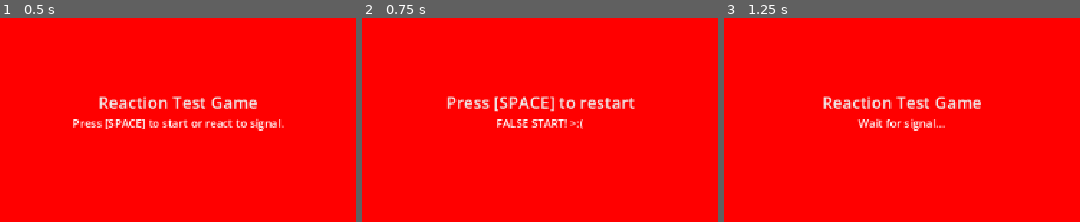
Above: before the commit, frames 1-3 (left to right).
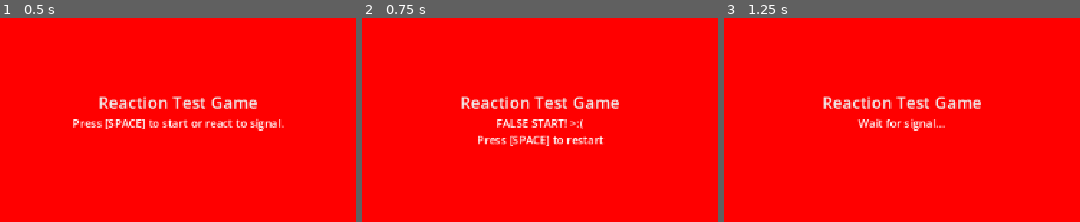
Above: after the commit, the same moments.

Repository: ArifD2286/Reaction-Time-game
Game: Godot game, scene res://Game.tscn
Two runs of this game, one before a commit and one after it. Both use one fixed random seed, a clock stepped at 60 frames per second and the inputs below.
Inputs (mouse positions are % of the whole screen's width and height, from its top left):
- Up to frame 1 (0.5 s): no input
- Up to frame 2 (0.75 s): tap Space at 0.5 s; move the mouse to (75, 44) at 0.52 s; hold Right from 0.53 s (still down); tap Enter (ui_accept) at 0.6 s; click (75, 44) at 0.67 s
- Up to frame 3 (1.25 s): keep holding Right; tap Enter (ui_accept) at 0.77, 1.07 s
The pictures show only the part of the screen within x 25-75%, y 26-76%; the shares and areas given below are measured in that part.

Frame 1 is identical in both runs. In frame 2, 3.3% of the frame differs, in the area x 23-77%, y 38-63%; in frame 3, nothing differs.

Commit message:
Update
Changes:
- Added multiple sounds that are randomly played from array for scenario

Diff:
--- a/reaction-time-game (godot)/Game.gd
+++ b/reaction-time-game (godot)/Game.gd
@@ -4,9 +4,10 @@
 @onready var action_label = $ActionLabel
 @onready var time = $Time
 @onready var start_sound = $FartSound
-@onready var bad_time_sound = $VineBoomSound
-@onready var good_time_sound = $WowSound
+@onready var bad_time_sound = [$VineBoomSound, $RobloxCrySound, $AckSound]
+@onready var good_time_sound = [$AnimeWowSound, $RobloxWowSound, $RobloxYaySound ]
 @onready var game_name_label = $GameNameLabel
+@onready var restart_label = $RestartLabel
 
 
 var reaction_time = 0
@@ -18,6 +19,7 @@
 	action_label.text = "Press [SPACE] to start or react to signal."
 	color_signal.color = Color.RED
 	time.one_shot = true
+	restart_label.visible = false
 
 
 # -- Start and restart game --
@@ -34,12 +36,14 @@
 				action_label.text = "Time: " + str(reaction_duration / 1000000.0) + " sec"
 				var reaction_seconds = reaction_duration / 1000000.0
 				if reaction_seconds <= 0.45:
-					good_time_sound.play()
+					good_time_sound[randi() % good_time_sound.size()].play()
+					game_name_label.text = "Wow you are so fast!!"
 				else:
-					bad_time_sound.play()
+					bad_time_sound[randi() % bad_time_sound.size()].play()
+					game_name_label.text = "Too slow..."
 			else:
 				action_label.text = "FALSE START! >:("
-				bad_time_sound.play()
+				bad_time_sound[randi() % bad_time_sound.size()].play()
 				time.stop()
 			game_over()
 
@@ -65,7 +69,8 @@
 func game_over():
 	game_start = false
 	is_game_over = true
-	game_name_label.text = "Press [SPACE] to restart"
+	restart_label.visible = true
+	restart_label.text = "Press [SPACE] to restart"
 
 # -- Change color signal from default (red) to green --
 func change_color_to_green():
--- a/reaction-time-game (godot)/Game.tscn
+++ b/reaction-time-game (godot)/Game.tscn
@@ -3,7 +3,11 @@
 [ext_resource type="Script" uid="uid://cgy75lwkq3abp" path="res://Game.gd" id="1_wbfu4"]
 [ext_resource type="AudioStream" uid="uid://bhso57lxjstl5" path="res://dry-fart (edited).mp3" id="2_xkndl"]
 [ext_resource type="AudioStream" uid="uid://blid5mk76ly7b" path="res://anime-wow-sound-effect.mp3" id="3_sb48q"]
+[ext_resource type="AudioStream" uid="uid://ca2qhtlnmtgis" path="res://roblox-wow.mp3" id="4_joorw"]
 [ext_resource type="AudioStream" uid="uid://qn61ei1r4ol" path="res://vine-boom (1).mp3" id="4_t88pq"]
+[ext_resource type="AudioStream" uid="uid://b7x7bmyn28lcs" path="res://roblox-yay.mp3" id="5_2vekm"]
+[ext_resource type="AudioStream" uid="uid://cknmsmnqewwqn" path="res://ack.mp3" id="7_yx171"]
+[ext_resource type="AudioStream" uid="uid://c6jp28d7lccn6" path="res://roblox-cry.mp3" id="8_yhmtn"]
 
 [node name="Control" type="Control" unique_id=1500166762]
 layout_mode = 3
@@ -98,15 +102,42 @@
 text = "Press [SPACE] to start."
 horizontal_alignment = 1
 
+[node name="RestartLabel" type="Label" parent="." unique_id=645359088]
+layout_mode = 1
+anchors_preset = 8
+anchor_left = 0.5
+anchor_top = 0.5
+anchor_right = 0.5
+anchor_bottom = 0.5
+offset_left = -91.0
+offset_top = 20.5
+offset_right = 91.0
+offset_bottom = 43.5
+grow_horizontal = 2
+grow_vertical = 2
+text = "Press [SPACE] to restart"
+
 [node name="Time" type="Timer" parent="." unique_id=572737380]
 
 [node name="FartSound" type="AudioStreamPlayer" parent="." unique_id=1664560495]
 stream = ExtResource("2_xkndl")
 
-[node name="WowSound" type="AudioStreamPlayer" parent="." unique_id=790093483]
+[node name="AnimeWowSound" type="AudioStreamPlayer" parent="." unique_id=790093483]
 stream = ExtResource("3_sb48q")
+
+[node name="RobloxWowSound" type="AudioStreamPlayer" parent="." unique_id=909977785]
+stream = ExtResource("4_joorw")
+
+[node name="RobloxYaySound" type="AudioStreamPlayer" parent="." unique_id=1100018461]
+stream = ExtResource("5_2vekm")
 
 [node name="VineBoomSound" type="AudioStreamPlayer" parent="." unique_id=29742130]
 stream = ExtResource("4_t88pq")
 
+[node name="AckSound" type="AudioStreamPlayer" parent="." unique_id=701017420]
+stream = ExtResource("7_yx171")
+
+[node name="RobloxCrySound" type="AudioStreamPlayer" parent="." unique_id=2077361640]
+stream = ExtResource("8_yhmtn")
+
 [connection signal="timeout" from="Time" to="." method="_on_time_timeout"]
Not shown, added: reaction-time-game (godot)/ack.mp3.import
Not shown, removed: reaction-time-game (godot)/dry-fart.mp3.import
Not shown, added: reaction-time-game (godot)/export_presets.cfg
Not shown, added: reaction-time-game (godot)/roblox-cry.mp3.import
Not shown, added: reaction-time-game (godot)/roblox-wow.mp3.import
Not shown, added: reaction-time-game (godot)/roblox-yay.mp3.import
Not shown, added: .DS_Store
Not shown, added: reaction-time-game (godot)/ack.mp3
Not shown, removed: reaction-time-game (godot)/dry-fart.mp3
Not shown, added: reaction-time-game (godot)/roblox-cry.mp3
Not shown, added: reaction-time-game (godot)/roblox-wow.mp3
Not shown, added: reaction-time-game (godot)/roblox-yay.mp3
